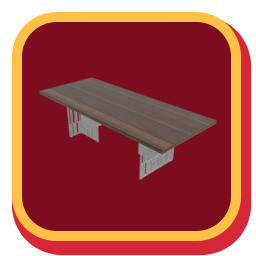
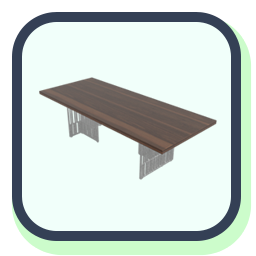
Before/after of a w=256, h=256 layered artwork. What changed in the layer stack:
painted on "Rounded Rectangle 2" over [12, 12, 241, 241]
